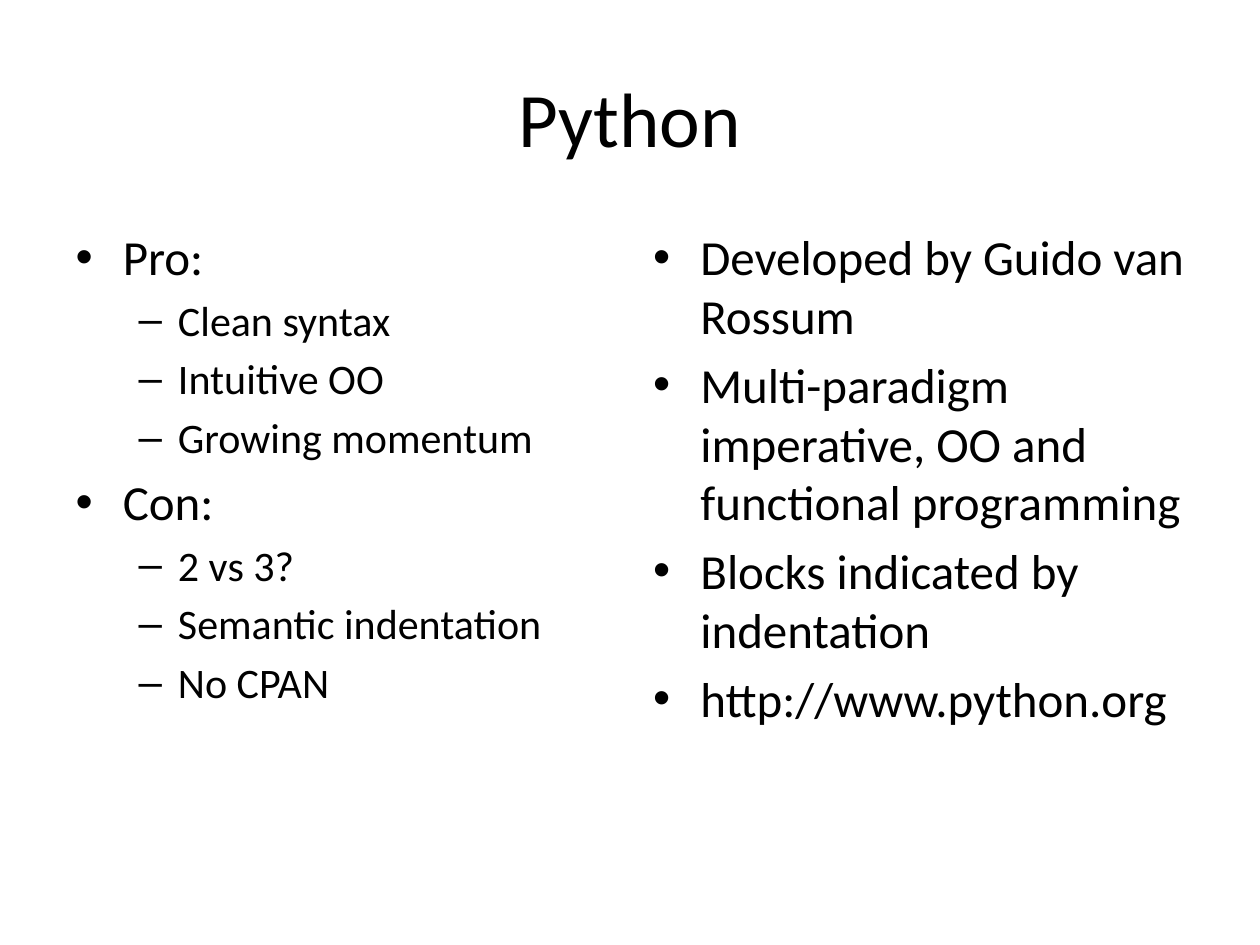
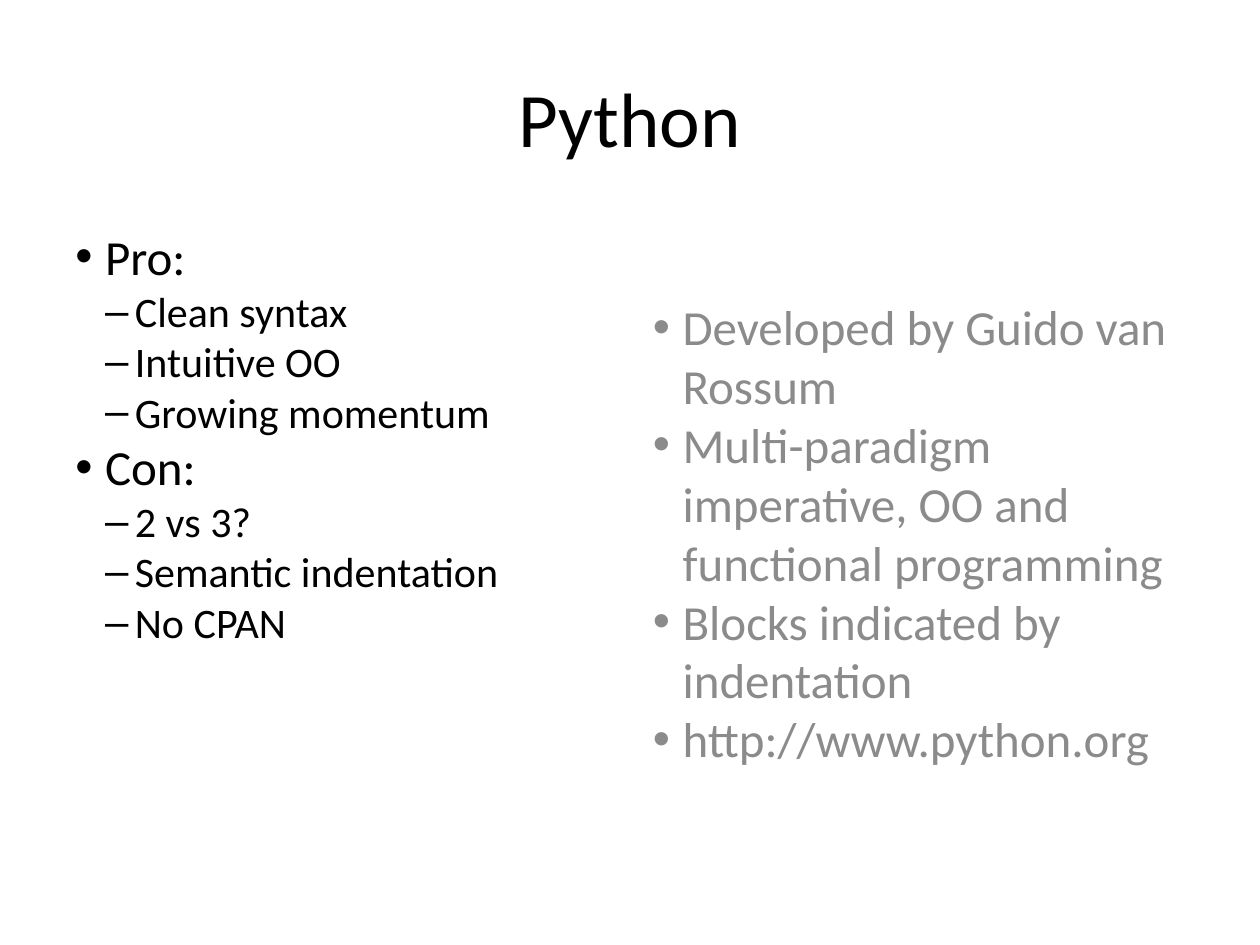
Before and after one commit to naturalis/arangs, a slide deck: slide 6 of doc/slides/day2/session4/Toolkits.pptx. Drawn at 1260x945 pixels with LibreOffice and Linux fonts; fonts in the diff are those of the drawing. Boxes give left, top, right and bottom in pixels: in the first picture for what was removed or moved away, otherwise in the second. Text is boxed around its words. In the diff, an @@ line names an element or a change of style, - is before the commit and + after.

```diff
--- a/doc/slides/day2/session4/Toolkits.pptx
+++ b/doc/slides/day2/session4/Toolkits.pptx
@@ text "Pro:" at bbox=[105, 243, 498, 639]: indent changed; less space between paragraphs @@
@@ text "Developed by Guido van Rossum" at bbox=[683, 311, 1167, 766]: text colour #000000 to #8B8B8B; indent changed; less space between paragraphs; vertical alignment top to middle @@
```
Also in this commit, not shown: 10 other slides changed.
